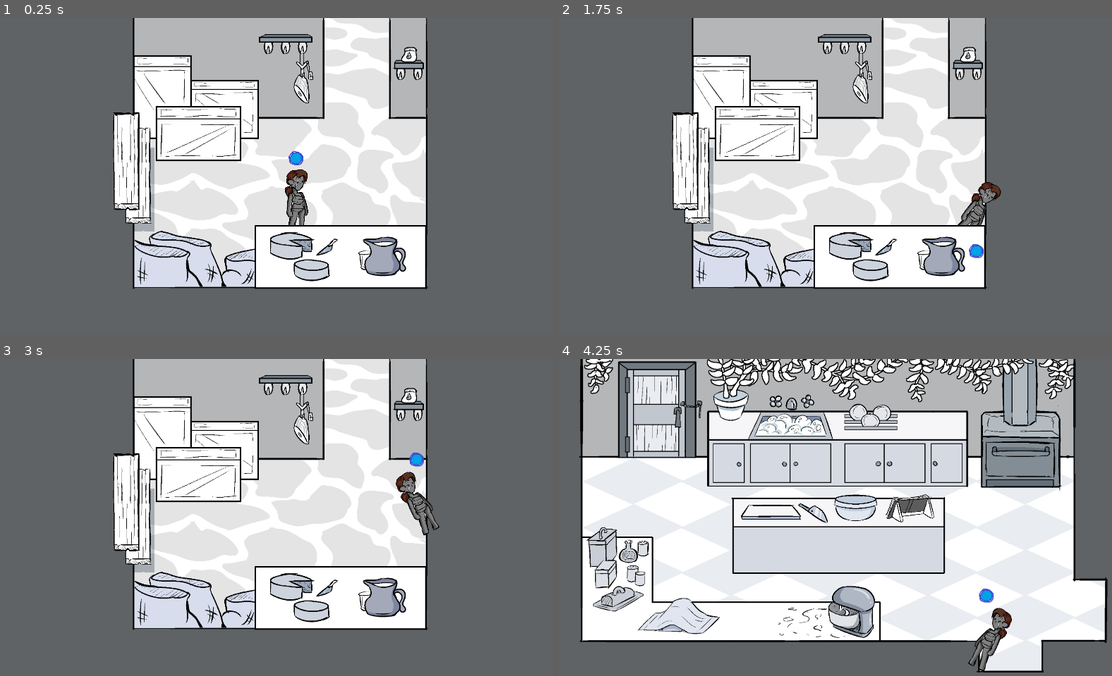
Above: before the commit, frames 1-4 (two rows, left to right).
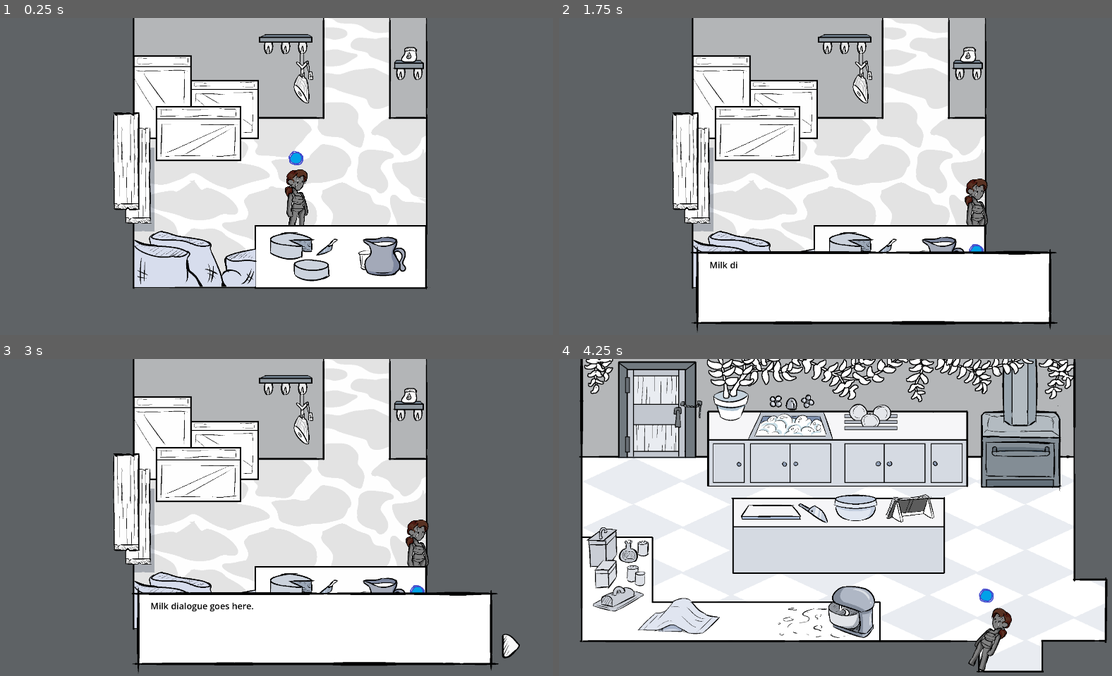
Above: after the commit, the same moments.

Repository: Jigamaree/Witchs-Orders
Game: Godot game, scene res://Scenes/Room_Cellar.tscn
The game is run twice, just before and just after one commit, with the same random seed, the same clock (stepped at 60 frames per second) and the same inputs. This scene is started directly instead of the project's main scene.
Inputs:
- Up to frame 1 (0.25 s): no input
- Up to frame 2 (1.75 s): tap Enter (ui_accept) at 0.5, 0.77, 1.52 s; hold Right (ui_right) 0.53-1.28 s; hold Down (ui_down) from 1.28 s (still down)
- Up to frame 3 (3 s): release Down (ui_down) at 2.03 s; hold Right (ui_right) 2.03-2.78 s; hold Up (ui_up) from 2.78 s (still down)
- Up to frame 4 (4.25 s): tap Enter (ui_accept) at 3.02, 3.77 s; release Up (ui_up) at 3.53 s; hold Left (ui_left) from 3.53 s (still down)

The runs differ from the first frame. In frame 1, less than 0.1% of the frame differs, in the area x 46-47%, y 72-85%; in frame 2, 13%; in frame 3, 14%, in the area x 23-95%, y 29-99%; in frame 4, nothing differs.

Commit message:
Cellar interactables added.

Diff:
--- a/Scenes/Room_Cellar.tscn
+++ b/Scenes/Room_Cellar.tscn
@@ -1,20 +1,42 @@
 [gd_scene format=3 uid="uid://jywaefgdvso6"]
 
-[ext_resource type="Script" uid="uid://by0ayjefp5ll7" path="res://Scripts/RoomScripts/room_bathroom.gd" id="1_osedi"]
+[ext_resource type="Script" uid="uid://bvd4roe1lrfsq" path="res://Scripts/RoomScripts/room_cellar.gd" id="1_osedi"]
 [ext_resource type="Texture2D" uid="uid://btjkl71ct0m02" path="res://Assets/Backgrounds/CellarFinal.png" id="2_dylba"]
 [ext_resource type="PackedScene" uid="uid://cbuw6o5y7vsaw" path="res://Scenes/AssetScenes/dynamicInteractableObject.tscn" id="3_58l3h"]
 [ext_resource type="Texture2D" uid="uid://bvtj71g77dute" path="res://Assets/InScene Items/Cellar - Sacks.png" id="4_osedi"]
 [ext_resource type="Texture2D" uid="uid://cpii1nxjiijdn" path="res://Assets/InScene Items/Cellar - Table.png" id="5_gn8sj"]
 [ext_resource type="PackedScene" uid="uid://dmkvvkru1sug5" path="res://Scenes/AssetScenes/Door_Default.tscn" id="5_q7aoy"]
-
-[sub_resource type="RectangleShape2D" id="RectangleShape2D_p3udo"]
-size = Vector2(412.5, 55.5)
+[ext_resource type="PackedScene" uid="uid://b7p2es7o1w6co" path="res://Scenes/AssetScenes/interactableObject.tscn" id="6_cn5iv"]
 
 [sub_resource type="RectangleShape2D" id="RectangleShape2D_4hq3a"]
 size = Vector2(577.75, 152)
 
 [sub_resource type="RectangleShape2D" id="RectangleShape2D_osedi"]
 size = Vector2(200, 370)
+
+[sub_resource type="RectangleShape2D" id="RectangleShape2D_gn8sj"]
+size = Vector2(356, 353)
+
+[sub_resource type="RectangleShape2D" id="RectangleShape2D_uy2q3"]
+size = Vector2(248.5, 238)
+
+[sub_resource type="RectangleShape2D" id="RectangleShape2D_wmng5"]
+size = Vector2(283, 387)
+
+[sub_resource type="RectangleShape2D" id="RectangleShape2D_05ixj"]
+size = Vector2(182, 261)
+
+[sub_resource type="RectangleShape2D" id="RectangleShape2D_p1u4x"]
+size = Vector2(219, 238)
+
+[sub_resource type="RectangleShape2D" id="RectangleShape2D_q7aoy"]
+size = Vector2(400.5, 191)
+
+[sub_resource type="RectangleShape2D" id="RectangleShape2D_p3udo"]
+size = Vector2(412.5, 55.5)
+
+[sub_resource type="RectangleShape2D" id="RectangleShape2D_cn5iv"]
+size = Vector2(112, 237)
 
 [node name="RoomCellar" type="Node2D" unique_id=940703355]
 script = ExtResource("1_osedi")
@@ -26,21 +48,6 @@
 texture = ExtResource("2_dylba")
 
 [node name="DynamicObject" type="Node2D" parent="." unique_id=192779425]
-
-[node name="Sacks" parent="DynamicObject" unique_id=346532964 instance=ExtResource("3_58l3h")]
-z_index = 1
-
-[node name="Sprite2D" parent="DynamicObject/Sacks" index="1" unique_id=1783952993]
-position = Vector2(665, 823)
-texture = ExtResource("4_osedi")
-
-[node name="StaticBody2D" parent="DynamicObject/Sacks" index="2" unique_id=1731382922]
-visible = true
-
-[node name="Collision" parent="DynamicObject/Sacks/StaticBody2D" index="0" unique_id=2126398544]
-visible = true
-position = Vector2(663.75, 888.75)
-shape = SubResource("RectangleShape2D_p3udo")
 
 [node name="TableArea" parent="DynamicObject" unique_id=965086770 instance=ExtResource("3_58l3h")]
 z_index = 1
@@ -61,7 +68,6 @@
 shape = SubResource("RectangleShape2D_4hq3a")
 
 [node name="RoomBoundary" type="StaticBody2D" parent="." unique_id=1165903164]
-visible = false
 
 [node name="CollisionPolygon2D" type="CollisionPolygon2D" parent="RoomBoundary" unique_id=1423180495]
 build_mode = 1
@@ -83,6 +89,84 @@
 [node name="Door_Marker" parent="Door_Area" index="1" unique_id=126591328]
 position = Vector2(-62, -223)
 
-[editable path="DynamicObject/Sacks"]
+[node name="Interactions" type="Node2D" parent="." unique_id=779707800]
+
+[node name="Boxes" parent="Interactions" unique_id=82740242 instance=ExtResource("6_cn5iv")]
+position = Vector2(645, 215)
+objectName = "Boxes"
+
+[node name="ObjectInteract" parent="Interactions/Boxes" index="0" unique_id=1854910098]
+position = Vector2(51, 89.5)
+shape = SubResource("RectangleShape2D_gn8sj")
+
+[node name="Cheese" parent="Interactions" unique_id=740396159 instance=ExtResource("6_cn5iv")]
+position = Vector2(768, 611)
+objectName = "Cheese"
+
+[node name="ObjectInteract" parent="Interactions/Cheese" index="0" unique_id=1854910098]
+z_index = 1
+position = Vector2(257.75, 225)
+shape = SubResource("RectangleShape2D_uy2q3")
+
+[node name="EmptyShelves" parent="Interactions" unique_id=2043538769 instance=ExtResource("6_cn5iv")]
+position = Vector2(411, 463)
+objectName = "EmptyShelves"
+
+[node name="ObjectInteract" parent="Interactions/EmptyShelves" index="0" unique_id=1854910098]
+position = Vector2(-41.5, 51.5)
+shape = SubResource("RectangleShape2D_wmng5")
+
+[node name="MeatHook" parent="Interactions" unique_id=408969142 instance=ExtResource("6_cn5iv")]
+position = Vector2(888, 56)
+objectName = "MeatHook"
+
+[node name="ObjectInteract" parent="Interactions/MeatHook" index="0" unique_id=1854910098]
+position = Vector2(94, 123.5)
+shape = SubResource("RectangleShape2D_05ixj")
+
+[node name="Milk" parent="Interactions" unique_id=1680954893 instance=ExtResource("6_cn5iv")]
+position = Vector2(1214, 725)
+objectName = "Milk"
+
+[node name="ObjectInteract" parent="Interactions/Milk" index="0" unique_id=1854910098]
+z_index = 1
+position = Vector2(92.5, 108)
+shape = SubResource("RectangleShape2D_p1u4x")
+
+[node name="Sacks" parent="Interactions" unique_id=346532964 instance=ExtResource("3_58l3h")]
+z_index = 1
+objectName = "Sacks"
+
+[node name="ObjectInteract" parent="Interactions/Sacks" index="0" unique_id=1854910098]
+position = Vector2(662.75, 821.5)
+shape = SubResource("RectangleShape2D_q7aoy")
+
+[node name="Sprite2D" parent="Interactions/Sacks" index="1" unique_id=1783952993]
+position = Vector2(665, 823)
+texture = ExtResource("4_osedi")
+
+[node name="StaticBody2D" parent="Interactions/Sacks" index="2" unique_id=1731382922]
+visible = true
+
+[node name="Collision" parent="Interactions/Sacks/StaticBody2D" index="0" unique_id=2126398544]
+visible = true
+position = Vector2(663.75, 888.75)
+shape = SubResource("RectangleShape2D_p3udo")
+
+[node name="SeedHook" parent="Interactions" unique_id=74291733 instance=ExtResource("6_cn5iv")]
+position = Vector2(1138, 504)
+objectName = "SeedHook"
+
+[node name="ObjectInteract" parent="Interactions/SeedHook" index="0" unique_id=1854910098]
+position = Vector2(253, -308.5)
+shape = SubResource("RectangleShape2D_cn5iv")
+
 [editable path="DynamicObject/TableArea"]
 [editable path="Door_Area"]
+[editable path="Interactions/Boxes"]
+[editable path="Interactions/Cheese"]
+[editable path="Interactions/EmptyShelves"]
+[editable path="Interactions/MeatHook"]
+[editable path="Interactions/Milk"]
+[editable path="Interactions/Sacks"]
+[editable path="Interactions/SeedHook"]
--- /dev/null
+++ b/Scripts/DialogueSystem/scripts_cellar.gd
@@ -0,0 +1,27 @@
+extends Node
+
+class_name CellarConvos
+
+static var cellar_Convos_Dict = {
+	"Boxes": {
+		1: { "speaker": "none", "dialogue": "Box munching dialogue goes here.", "end": true }
+		},
+	"Cheese": {
+		1: { "speaker": "none", "dialogue": "Cheese dialogue goes here.", "end": true }
+		},
+	"EmptyShelves": {
+		1: { "speaker": "none", "dialogue": "Empty shelf dialogue goes here.", "end": true }
+		},
+	"MeatHook": {
+		1: { "speaker": "none", "dialogue": "Meat hook dialogue goes here.", "end": true }
+		},
+	"Milk": {
+		1: { "speaker": "none", "dialogue": "Milk dialogue goes here.", "end": true }
+		},
+	"Sacks": {
+		1: { "speaker": "none", "dialogue": "Sack dialogue goes here.", "end": true }
+		},
+	"SeedHook": {
+		1: { "speaker": "none", "dialogue": "Seed hook dialogue goes here.", "end": true }
+		},
+}
--- a/Scripts/GlobalScripts/room_default.gd
+++ b/Scripts/GlobalScripts/room_default.gd
@@ -52,4 +52,7 @@
 	if objectName == null:
 		print("ASSIGN A NAME DUDE")
 		return
+	if !dialogueDictionary.has(objectName):
+		print("INCORRECT DICT RECALL DUDE")
+		return
 	dialogue_instance.conv = dialogueDictionary[objectName]
--- a/Scripts/RoomScripts/room_bathroom.gd
+++ b/Scripts/RoomScripts/room_bathroom.gd
@@ -1,4 +1,6 @@
 extends class_defaultRoom
+
+class_name bathroomScript
 
 func _ready():
 	super._ready()
--- a/Scripts/RoomScripts/room_bedroom.gd
+++ b/Scripts/RoomScripts/room_bedroom.gd
@@ -1,4 +1,6 @@
 extends class_defaultRoom
+
+class_name bedroomScript
 
 func _ready():
 	super._ready()
--- /dev/null
+++ b/Scripts/RoomScripts/room_cellar.gd
@@ -0,0 +1,7 @@
+extends class_defaultRoom
+
+class_name cellarScript
+
+func _ready():
+	super._ready()
+	dialogueDictionary = CellarConvos.cellar_Convos_Dict
Not shown, added: Scripts/DialogueSystem/scripts_cellar.gd.uid
Not shown, added: Scripts/RoomScripts/room_cellar.gd.uid
